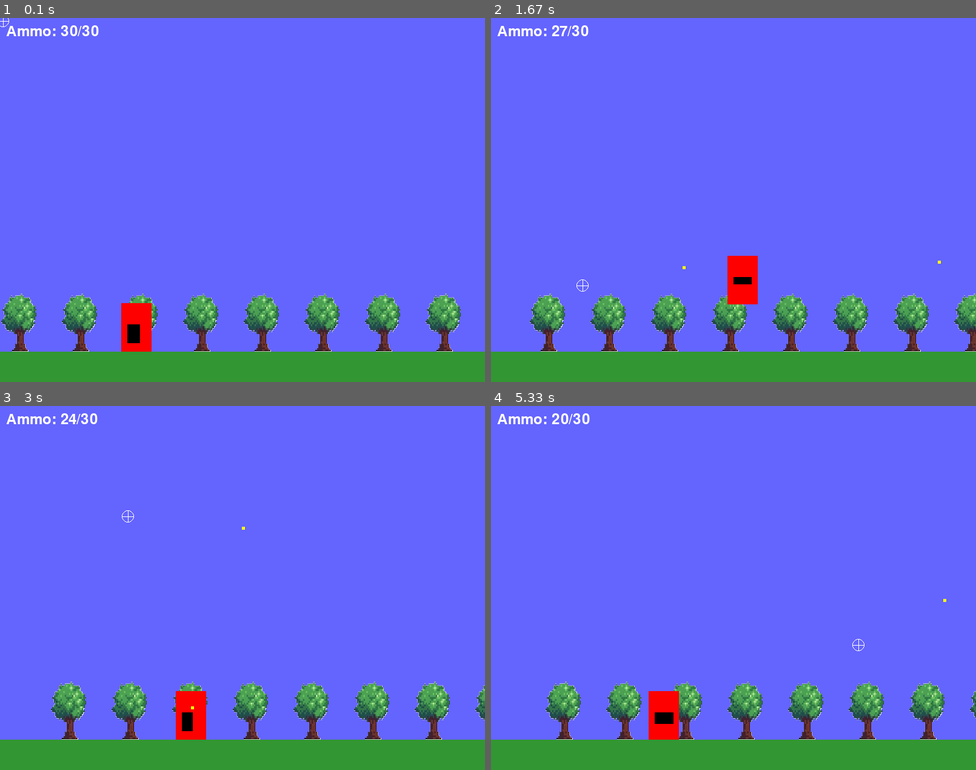
Above: before the commit, frames 1-4 (two rows, left to right).
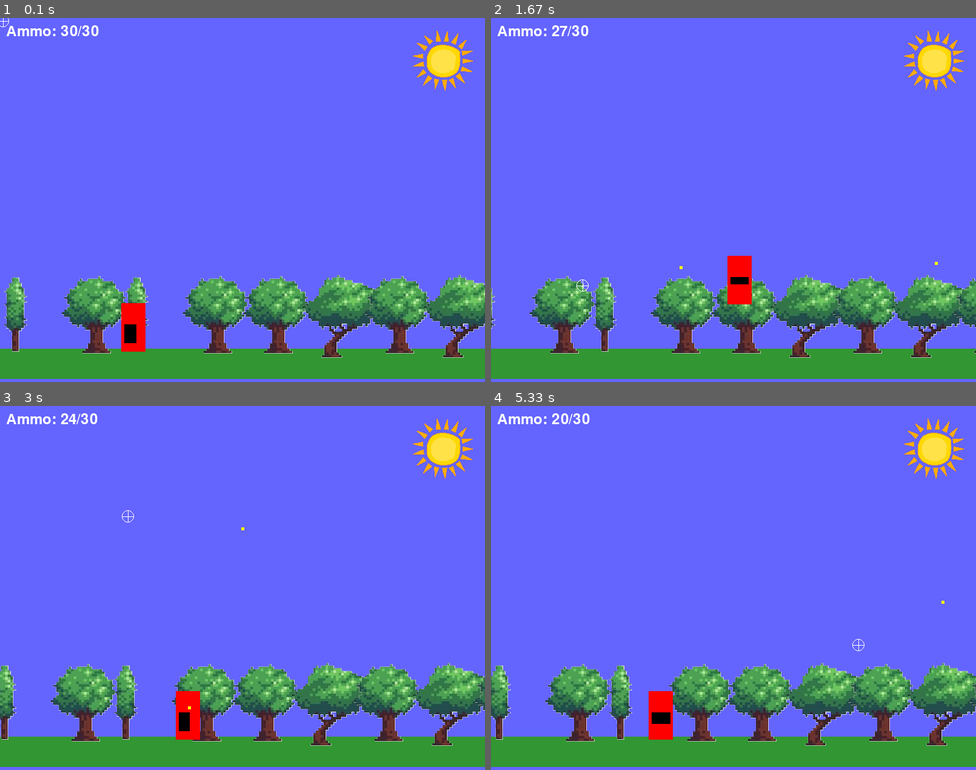
Above: after the commit, the same moments.

Repository: Phil-T1/pygame-test
Game: pygame game, started from main.py
Two runs of this game, one before a commit and one after it. Both use one fixed random seed, a clock stepped at 60 frames per second and the inputs below.
Inputs (mouse positions are in pixels of both pictures, inside the frame that each line leads up to):
- Up to frame 1 (0.1 s): no input
- Up to frame 2 (1.67 s): hold D 0.33-0.8 s; move the mouse to (714, 214) at 0.37 s; click (617, 203) at 0.88 s; hold W 1.17-1.47 s; click (782, 280) at 1.25 s; hold D from 1.5 s (still down); click (583, 287) at 1.58 s
- Up to frame 3 (3 s): release D at 1.97 s; hold A 2-2.53 s; click (300, 620) at 2.08 s; hold S 2.57-2.87 s; click (252, 464) at 2.65 s; hold A from 2.9 s (still down); click (126, 515) at 2.98 s
- Up to frame 4 (5.33 s): release A at 3.3 s; hold W 3.33-3.7 s; click (709, 682) at 3.42 s; hold D 3.73-4.37 s; click (738, 624) at 3.82 s; hold S 4.4-4.77 s; click (718, 526) at 4.48 s; hold A 4.8-5.27 s; click (859, 646) at 4.88 s; hold D from 5.3 s (still down)

The runs differ from the first frame. In frame 1, 14% of the frame differs, in the area x 0-100%, y 3-100%; in frame 2, 14%; in frame 3, 14%; in frame 4, 14%.

Commit message:
Did stuff again.

Diff:
--- a/main.py
+++ b/main.py
@@ -17,12 +17,9 @@
 WHITE = (255, 255, 255)
 RED = (255, 0, 0)
 YELLOW = (255, 255, 0)
-BROWN = (101, 67, 33)
-DARK_GREEN = (1, 68, 33)
-TREE_GREEN = (1, 88, 33)
 
 # Player settings
-PLAYER_WIDTH = 50
+PLAYER_WIDTH = 40
 PLAYER_HEIGHT = 80
 PLAYER_SPEED = 5
 JUMP_FORCE = -15
@@ -31,22 +28,6 @@
 # Projectile settings
 PROJECTILE_SPEED = 15
 PROJECTILE_SIZE = 5
-
-# Load tree images
-TREE_IMAGES = [
-    pygame.image.load(os.path.join("images", "tree-1.png")),
-    pygame.image.load(os.path.join("images", "tree-2.png")),
-    pygame.image.load(os.path.join("images", "tree-3.png"))
-]
-
-def create_tree_sprite():
-    # Select a random tree image
-    tree_image = random.choice(TREE_IMAGES)
-
-    # Resize the image to 60x100 pixels
-    tree = pygame.transform.scale(tree_image, (60, 100))
-
-    return tree
 
 # Sound effects
 class GameSounds:
@@ -59,7 +40,7 @@
         # Set volume
         self.fire.set_volume(0.3)
         self.reload.set_volume(0.4)
-        self.thump.set_volume(0.4)
+        self.thump.set_volume(1.2)
 
     def play_fire(self):
         self.fire.stop()  # Stop any currently playing fire sound
@@ -184,14 +165,32 @@
         self.running = True
         self.background_x = 0
 
-        # Create tree sprite
-        self.tree_sprite = create_tree_sprite()
+        # Load images
+        self.sun = pygame.image.load('images/sun.png')
+        self.sun = pygame.transform.scale(self.sun, (100, 100))
+        self.trees = [
+            pygame.image.load('images/tree-1.png'),
+            pygame.image.load('images/tree-2.png'),
+            pygame.image.load('images/tree-3.png')
+        ]
+
+        # Position sun in top right corner
+        self.sun_rect = self.sun.get_rect()
+        self.sun_rect.topright = (WINDOW_WIDTH - 20, 20)
+
+        # Store tree positions and variants
+        self.tree_positions = []
+        for i in range(-1, WINDOW_WIDTH // 100 + 2):
+            self.tree_positions.append({
+                'x': i * 100,
+                'variant': random.randint(0, 2)
+            })
 
         # Initialize sounds
         self.sounds = GameSounds()
 
         # Create sprites
-        self.player = Player(WINDOW_WIDTH // 4, WINDOW_HEIGHT - 130)
+        self.player = Player(WINDOW_WIDTH // 4, WINDOW_HEIGHT - 80)
         self.gun = Gun()
 
         # Create sprite groups
@@ -248,10 +247,16 @@
             self.player.rect.x -= PLAYER_SPEED
             self.player.direction = "left"
             self.background_x += 1
+            # Update tree positions
+            for tree in self.tree_positions:
+                tree['x'] += 1
         if keys[pygame.K_d]:
             self.player.rect.x += PLAYER_SPEED
             self.player.direction = "right"
             self.background_x -= 1
+            # Update tree positions
+            for tree in self.tree_positions:
+                tree['x'] -= 1
 
         # Keep player in bounds
         if self.player.rect.left < 0:
@@ -266,18 +271,38 @@
         self.gun.rect.centerx = self.player.rect.centerx
         self.gun.rect.centery = self.player.rect.centery
 
+        # Add new trees as needed
+        while self.tree_positions[0]['x'] + 100 < 0:
+            self.tree_positions.pop(0)
+            new_x = self.tree_positions[-1]['x'] + 100
+            self.tree_positions.append({
+                'x': new_x,
+                'variant': random.randint(0, 2)
+            })
+        while self.tree_positions[-1]['x'] > WINDOW_WIDTH:
+            self.tree_positions.pop()
+            new_x = self.tree_positions[0]['x'] - 100
+            self.tree_positions.insert(0, {
+                'x': new_x,
+                'variant': random.randint(0, 2)
+            })
+
     def draw(self):
         self.screen.fill((100, 100, 255))  # Sky blue background
+
+        # Draw sun (fixed position)
+        self.screen.blit(self.sun, self.sun_rect)
 
         # Draw scrolling ground
         ground_color = (50, 150, 50)  # Green ground
         pygame.draw.rect(self.screen, ground_color,
-                        (0, WINDOW_HEIGHT - 50, WINDOW_WIDTH, 50))
-
-        # Draw scrolling trees in background
-        for i in range(-1, WINDOW_WIDTH // 100 + 2):
-            x_pos = (i * 100 + self.background_x) % WINDOW_WIDTH
-            self.screen.blit(self.tree_sprite, (x_pos, WINDOW_HEIGHT - 150))
+                        (0, WINDOW_HEIGHT - 55, WINDOW_WIDTH, 50))
+
+        # Draw trees with different variants
+        for tree in self.tree_positions:
+            x = tree['x']
+            variant = tree['variant']
+            self.screen.blit(self.trees[variant], (x, WINDOW_HEIGHT - 180))
 
         self.all_sprites.draw(self.screen)
 
